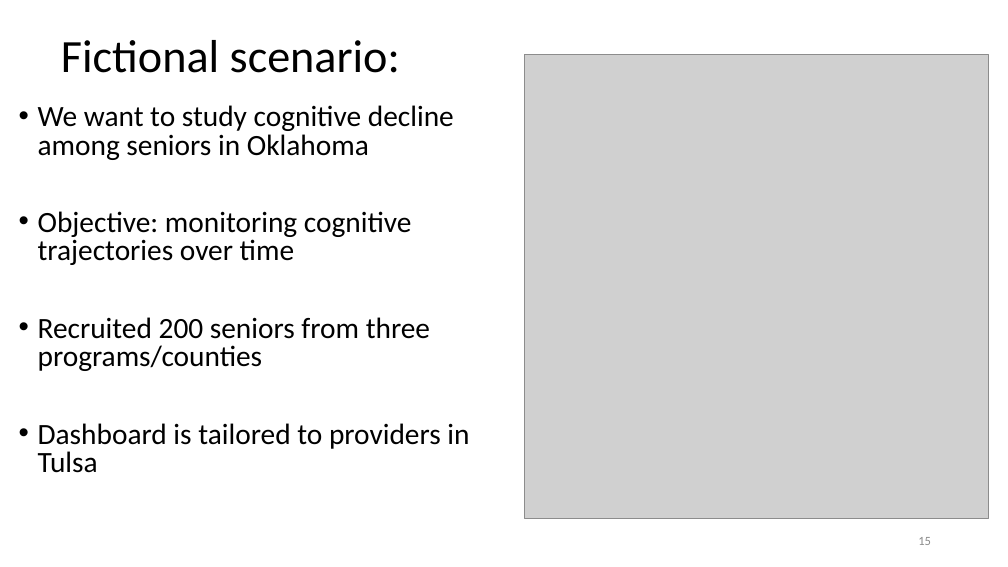
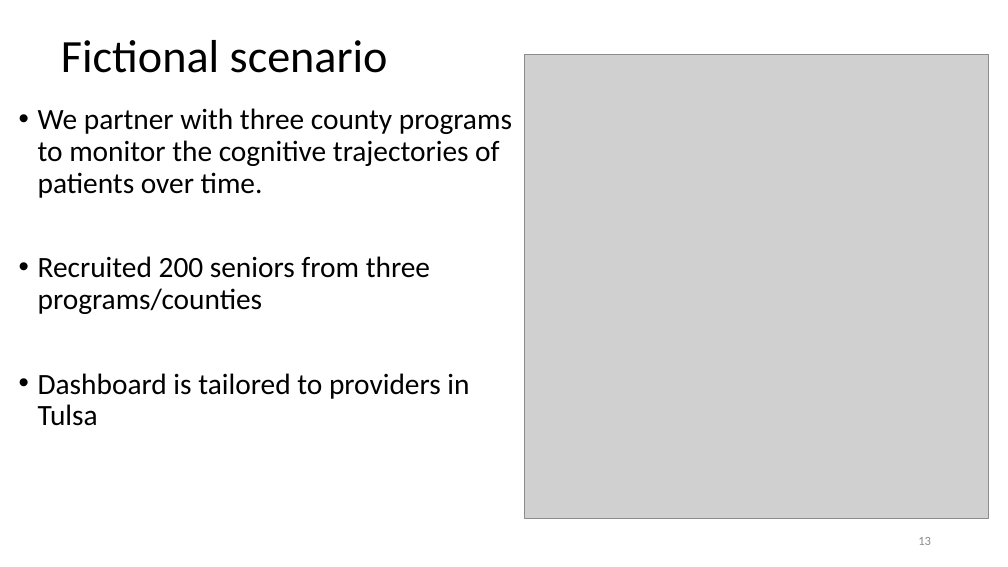
Before and after one commit to dss-ialh/displaying-health-data, a slide deck: slide 13 of documentation/products/beasley/dhd-2018-uvic-3-a-beasley-2018-11-29.pptx (slide 15 before the commit). Drawn at 1008x567 pixels with LibreOffice and Linux fonts; fonts in the diff are those of the drawing; grey boxes stand for pictures. Boxes give left, top, right and bottom in pixels: in the first picture for what was removed or moved away, otherwise in the second. Text is boxed around its words. In the diff, an @@ line names an element or a change of style, - is before the commit and + after.

Commit message:
slides

```diff
--- a/documentation/products/beasley/dhd-2018-uvic-3-a-beasley-2018-11-29.pptx
+++ b/documentation/products/beasley/dhd-2018-uvic-3-a-beasley-2018-11-29.pptx
@@ title at (61, 40, 388, 73): text changed @@
-Fictional scenario:
+Fictional scenario
@@ text at (38, 108, 512, 198): text changed @@
-• We want to study cognitive decline among seniors in Oklahoma
-• Objective: monitoring cognitive trajectories over time
+• We partner with three county programs to monitor the cognitive trajectories of patients over time.
@@ text at (38, 256, 469, 426): line spacing 0.8 to 0.9 @@
```
Also in this commit, not shown: 1 other slide changed, 6 slides added, 3 slides removed, 1 other file.
